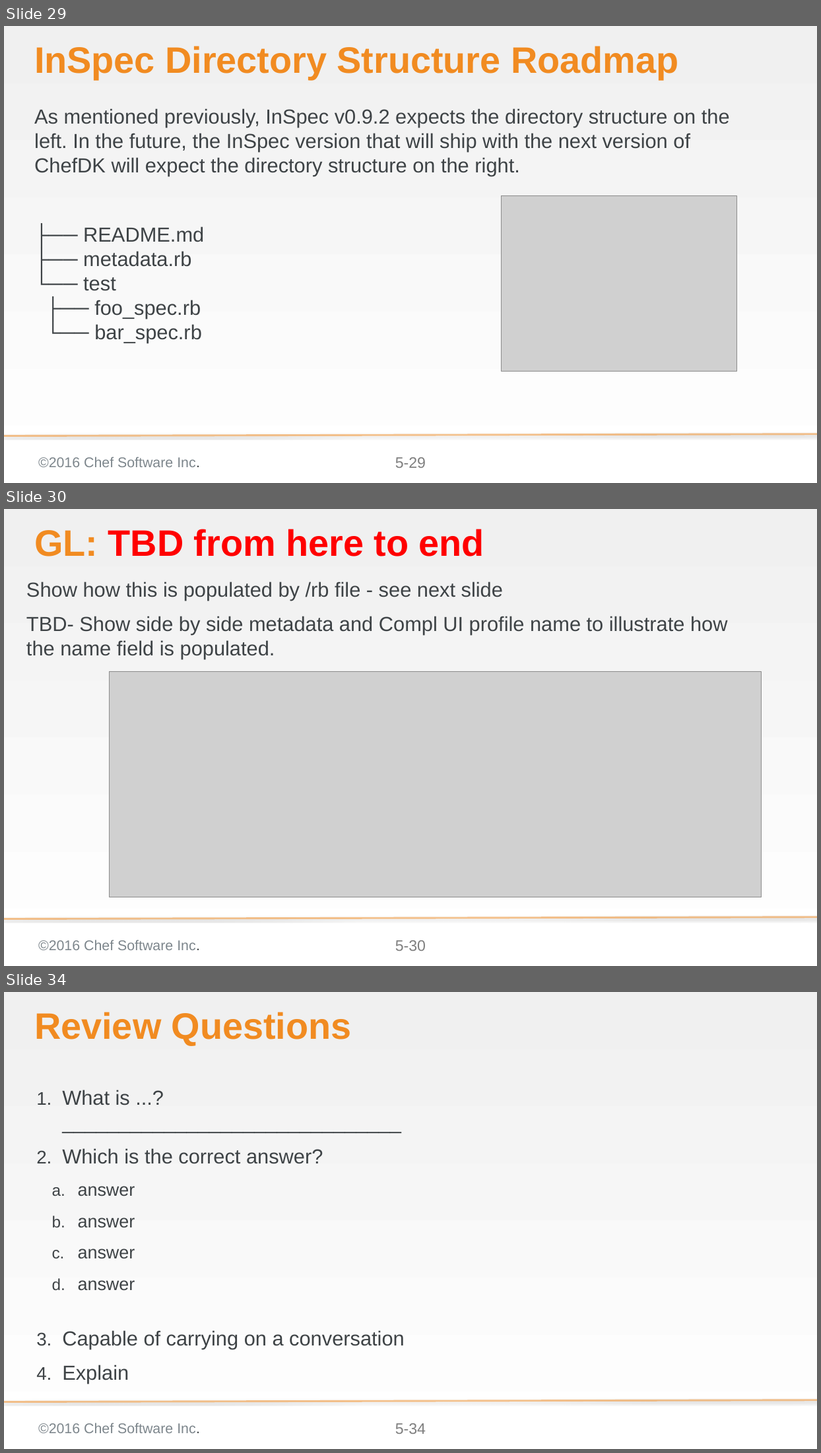
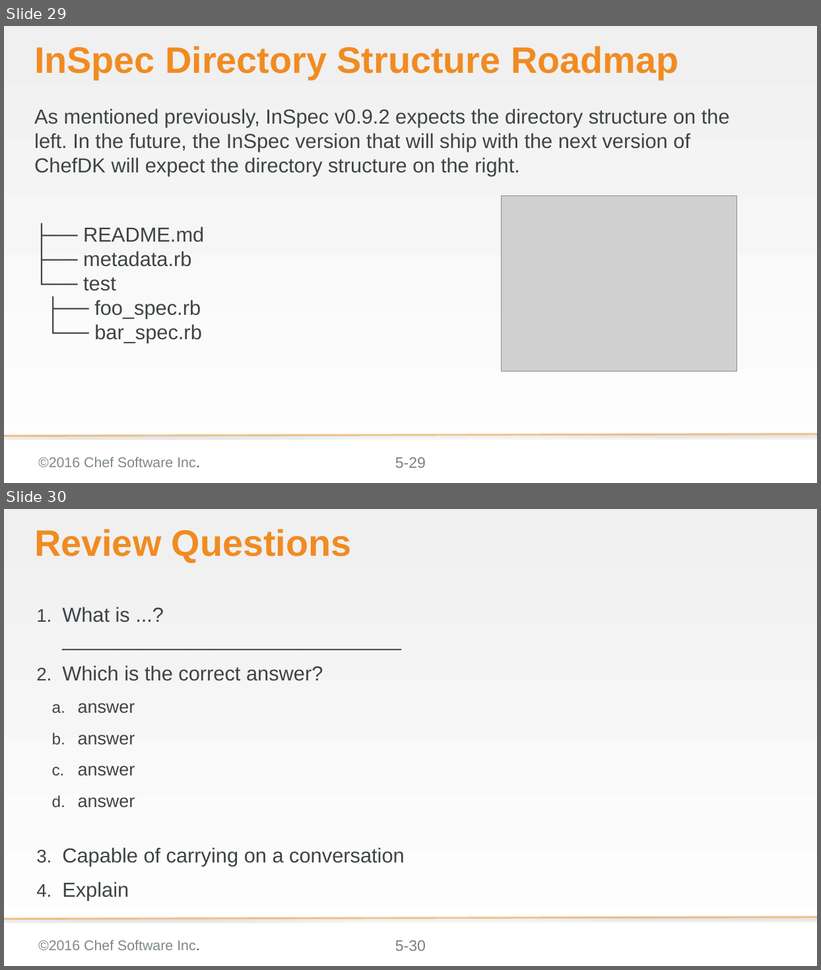
Before and after one commit to bchamby/chef-compliance-installation-configuration-operation, a slide deck: 05-creating-custom-profiles.pptx. Shown one above the other, each under a label of ours: slides 29, 30 and 34 before the commit, slides 29 and 30 after it; the slides between them are not shown. The pictures are 821x1453 and 821x970 pixels, drawn with LibreOffice and Linux fonts; fonts in the diff are those of the drawing; grey boxes stand for pictures; background and template pictures are left out. Boxes give left, top, right and bottom in pixels: in the first picture for what was removed or moved away, otherwise in the second. Text is boxed around its words. In the diff, an @@ line names an element or a change of style, - is before the commit and + after.

Commit message:
05-creating-custom-profiles removed unneccessary slides at end

```diff
--- a/05-creating-custom-profiles.pptx
+++ b/05-creating-custom-profiles.pptx
@@ slide 30 removed at (4,509,817,966), background gradient #F0F0F0 to #FFFFFF; not listed: 3 template elements that a slide beside it also shows @@
@@ title removed at (34,529,484,557) @@
-GL: TBD from here to end
@@ text removed at (26,582,727,659) @@
-Show how this is populated by /rb file - see next slide
-TBD- Show side by side metadata and Compl UI profile name to illustrate how the name field is populated.
@@ picture removed at (109,671,761,897) @@
@@ what was slide 34 is now slide 30 @@
@@ page number at (395,941,426,951): text changed @@
-5-34
+5-30
```
Also in this commit, not shown: 2 slides changed, 3 other slides removed.
